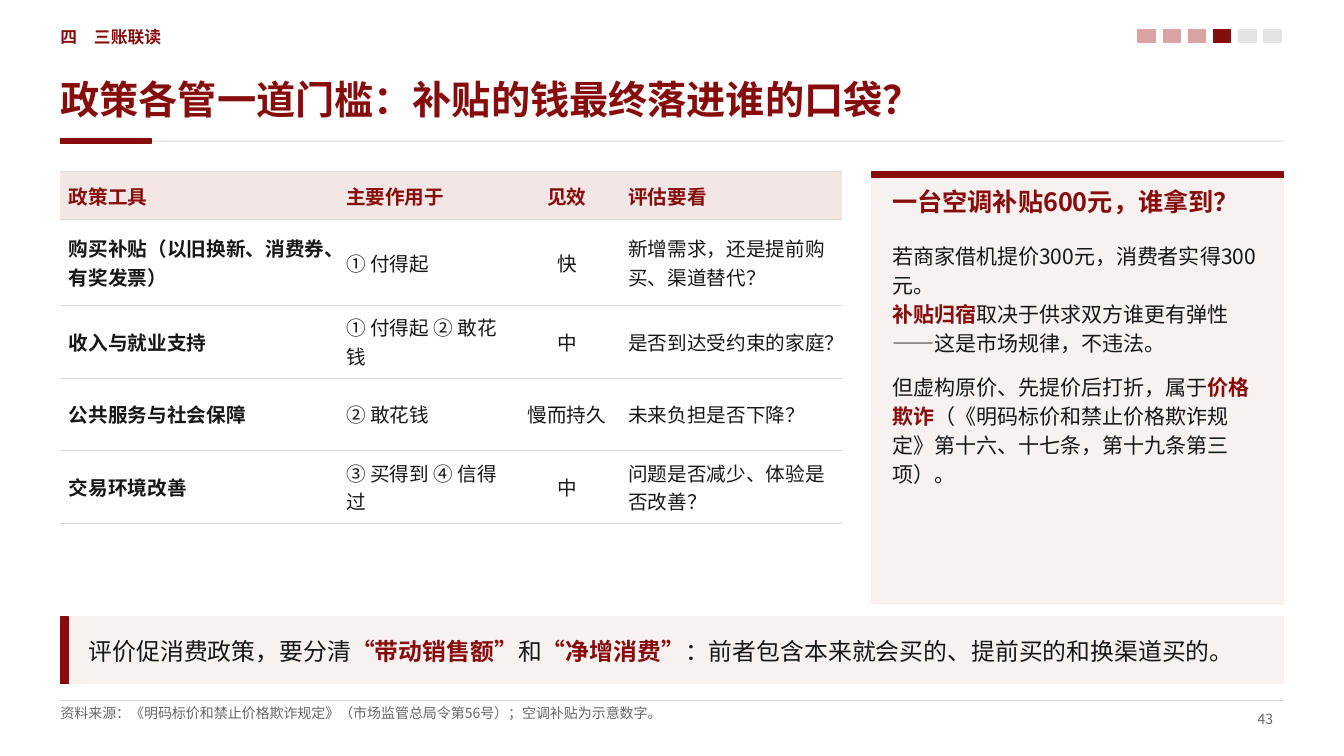
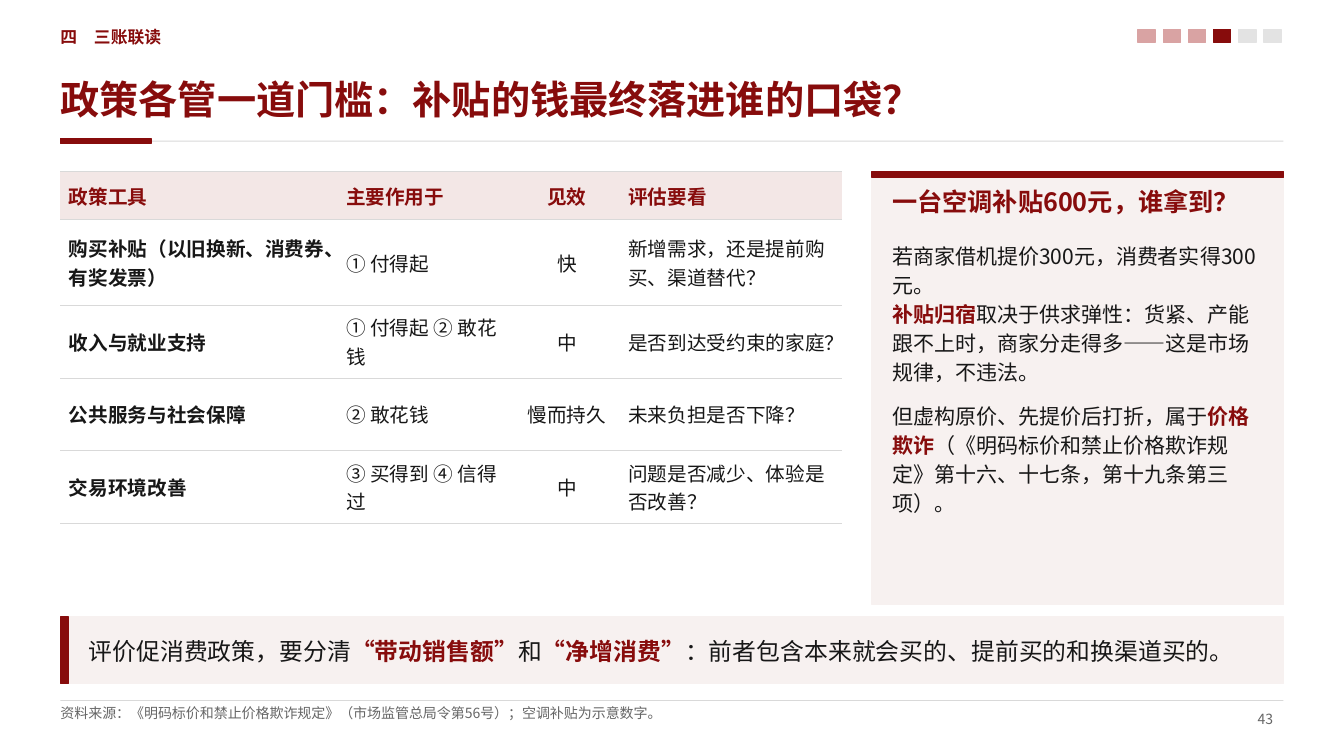
Before and after one commit to zerongwong/zerongwong.github.io, a slide deck: slide 43 of talks/2026-10-consumption-regulation/消费提振视角下的中国宏观经济形势分析_第三稿.pptx. Drawn at 1344x756 pixels with LibreOffice and Linux fonts; fonts in the diff are those of the drawing. Boxes give left, top, right and bottom in pixels: in the first picture for what was removed or moved away, otherwise in the second. Text is boxed around its words. In the diff, an @@ line names an element or a change of style, - is before the commit and + after.

```diff
--- a/talks/2026-10-consumption-regulation/消费提振视角下的中国宏观经济形势分析_第三稿.pptx
+++ b/talks/2026-10-consumption-regulation/消费提振视角下的中国宏观经济形势分析_第三稿.pptx
@@ text at box(892, 304, 1249, 382): text changed @@
-补贴归宿取决于供求双方谁更有弹性——这是市场规律，不违法。
+补贴归宿取决于供求弹性：货紧、产能跟不上时，商家分走得多——这是市场规律，不违法。
```
Also in this commit, not shown: 37 other slides changed, 9 other files.
